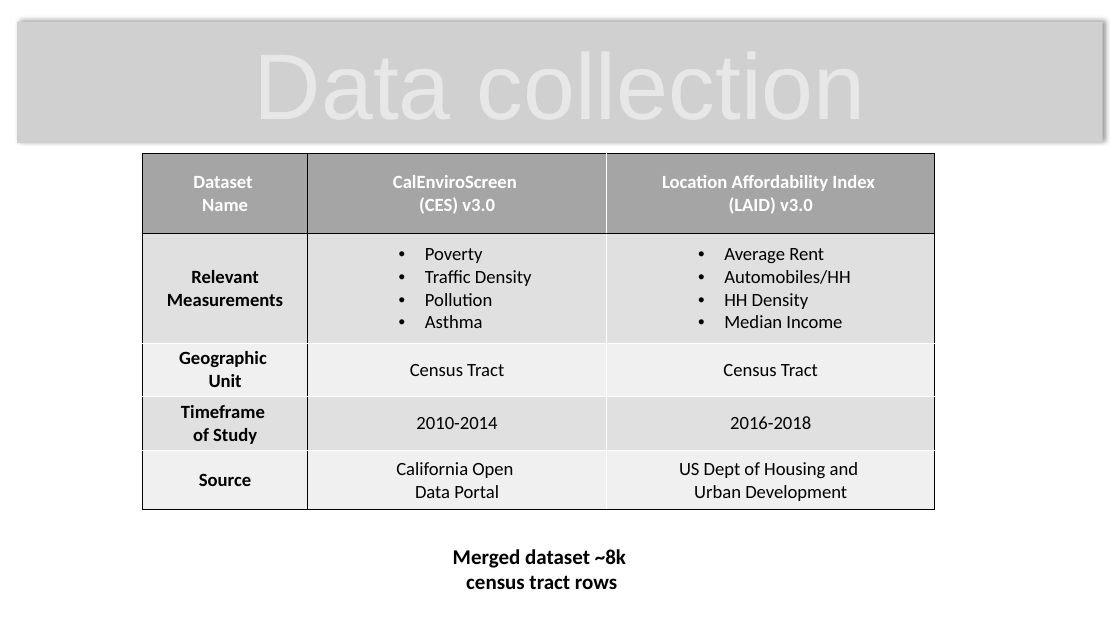
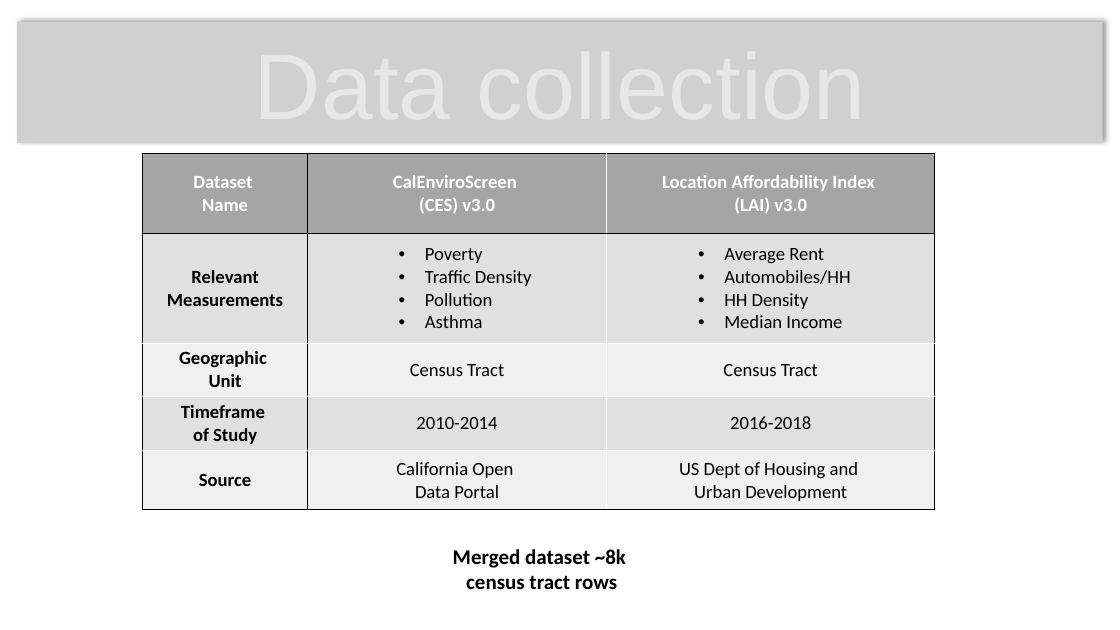
Before and after one commit to cljungkull/Project-2---CaliPolluts, a slide deck: slide 4 of presentation.pptx. Drawn at 1120x630 pixels with LibreOffice and Linux fonts; fonts in the diff are those of the drawing; grey boxes stand for pictures; background and template pictures are left out. Boxes give left, top, right and bottom in pixels: in the first picture for what was removed or moved away, otherwise in the second. Text is boxed around its words. In the diff, an @@ line names an element or a change of style, - is before the commit and + after.

Commit message:
updates to ppt

```diff
--- a/presentation.pptx
+++ b/presentation.pptx
@@ table at <box>143,154,934,510</box> @@
-row 1, column 3: Location Affordability Index / (LAID) v3.0
+row 1, column 3: Location Affordability Index / (LAI) v3.0
```
Also in this commit, not shown: 1 other slide changed.
